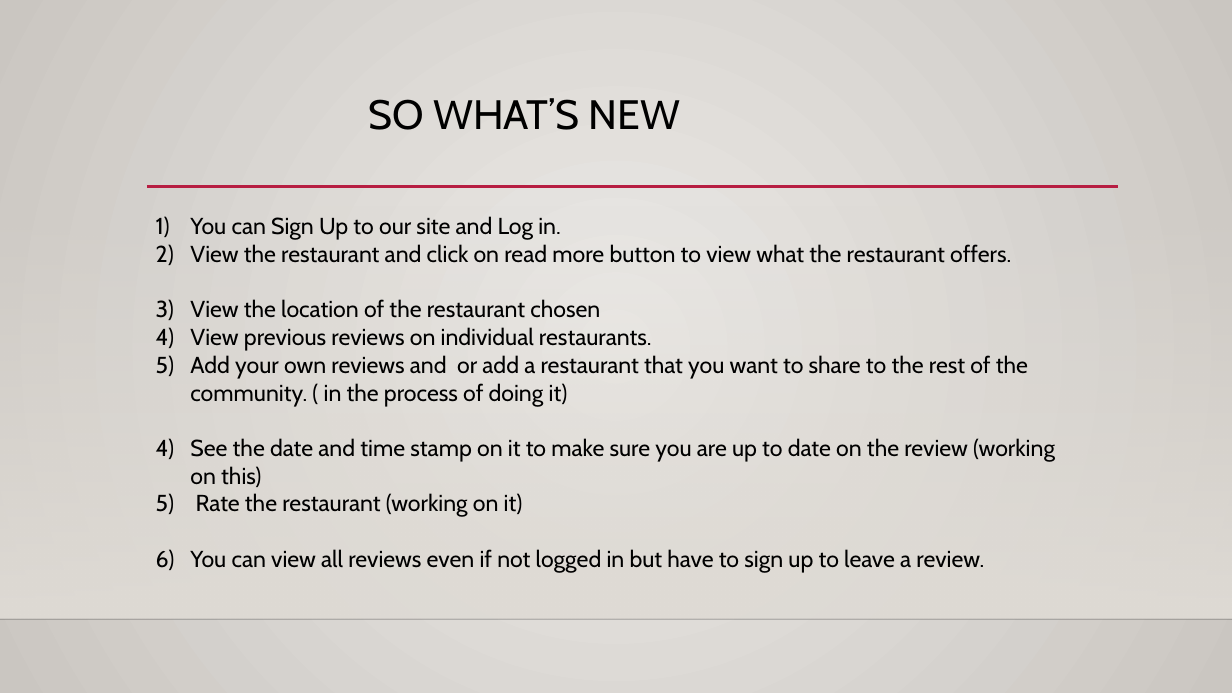
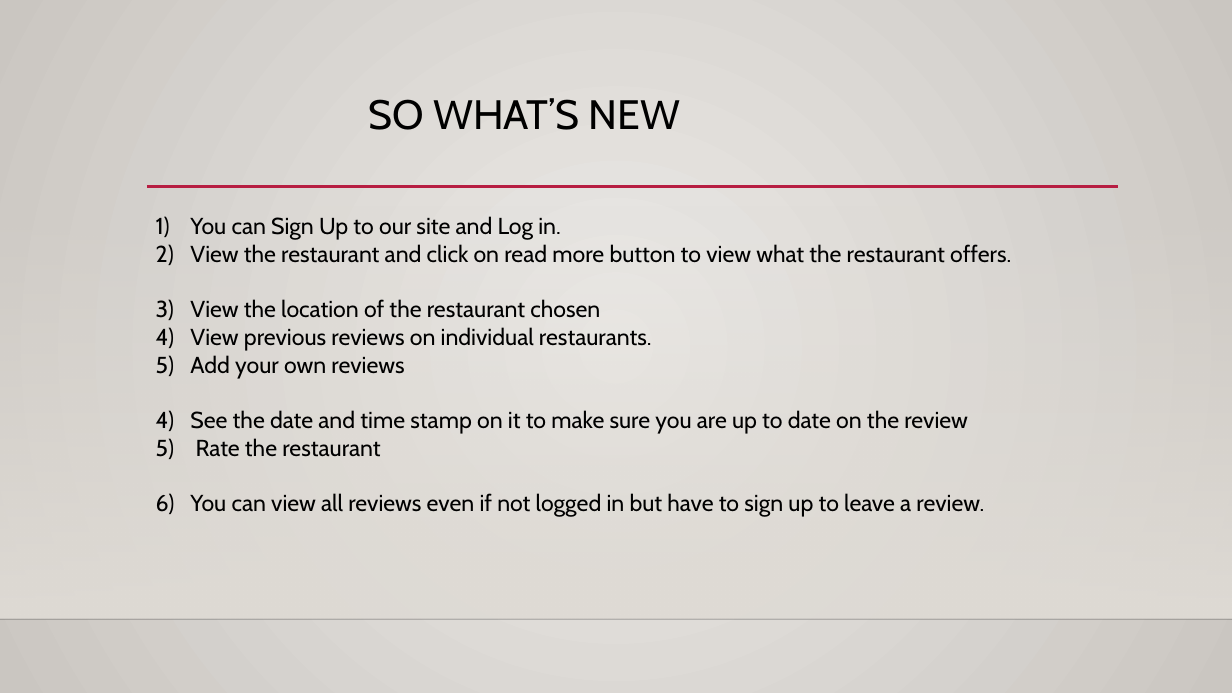
Before and after one commit to Louie222/Project_2, a slide deck: slide 5 of Presentation2.pptx. Drawn at 1232x693 pixels with LibreOffice and Linux fonts; fonts in the diff are those of the drawing; background and template pictures are left out. Boxes give left, top, right and bottom in pixels: in the first picture for what was removed or moved away, otherwise in the second. Text is boxed around its words. In the diff, an @@ line names an element or a change of style, - is before the commit and + after.

```diff
--- a/Presentation2.pptx
+++ b/Presentation2.pptx
@@ text at <box>190,355,968,457</box>: text changed @@
-5) Add your own reviews and or add a restaurant that you want to share to the rest of the community. ( in the process of doing it)
-6) See the date and time stamp on it to make sure you are up to date on the review (working on this)
-7) Rate the restaurant (working on it)
+5) Add your own reviews
+6) See the date and time stamp on it to make sure you are up to date on the review
+7) Rate the restaurant
```
Also in this commit, not shown: 1 other slide changed, 16 other files.
